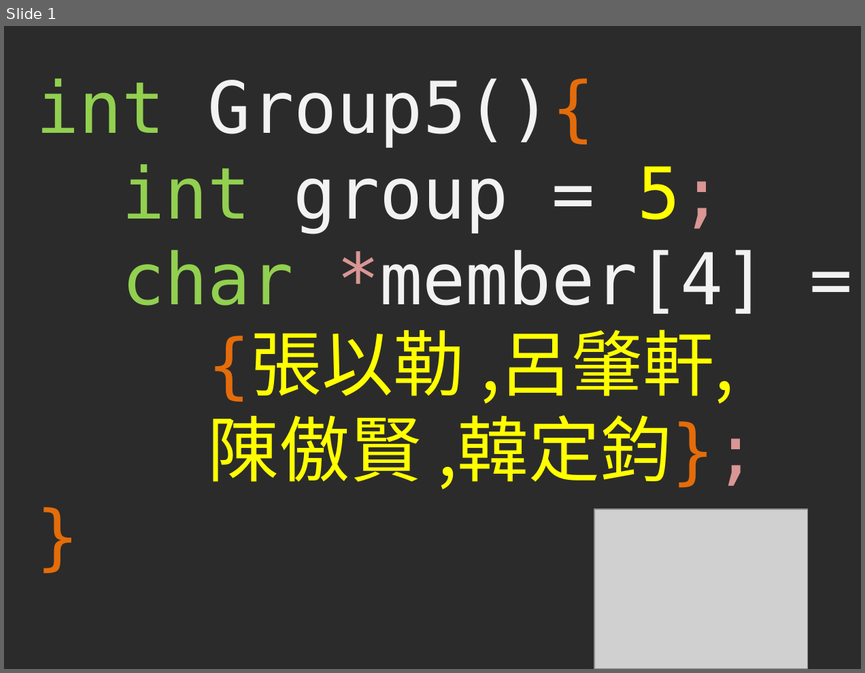
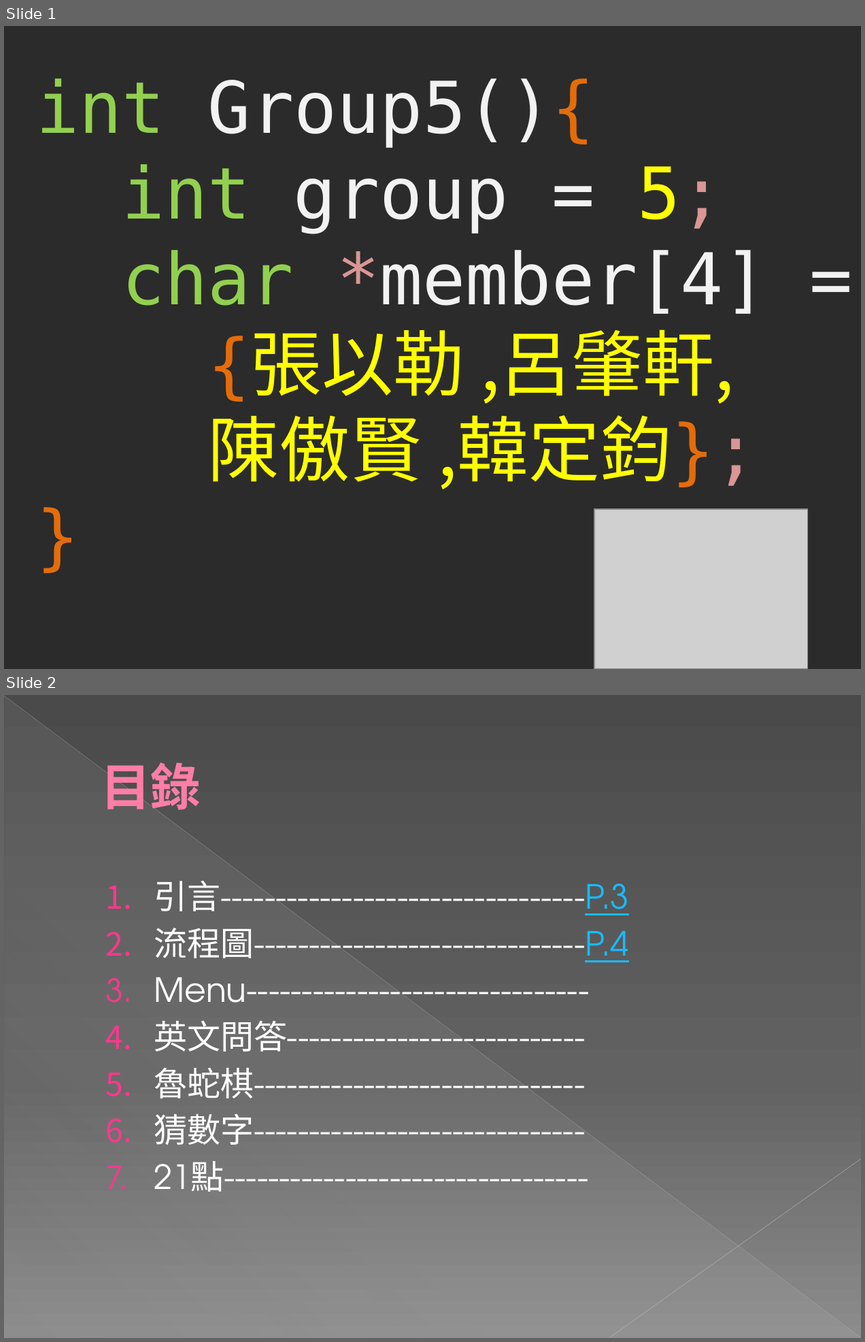
Before and after one commit to hihison/Group5_Project, a slide deck: 001.pptx. Shown one above the other, each under a label of ours: slide 1 before the commit, slides 1 and 2 after it. The pictures are 865x673 and 865x1342 pixels, drawn with LibreOffice and Linux fonts; fonts in the diff are those of the drawing; grey boxes stand for pictures; background and template pictures are left out; a plain dark background stands for a picture behind light text. Boxes give left, top, right and bottom in pixels: in the first picture for what was removed or moved away, otherwise in the second. Text is boxed around its words. In the diff, an @@ line names an element or a change of style, - is before the commit and + after.

```diff
--- a/001.pptx
+++ b/001.pptx
@@ slide 2 added at bbox=[4, 695, 861, 1338], background gradient #4A4A4A to #626262 to #8C8C8C @@
@@ line added from (4, 696) to (860, 1337), #BFBFBF 0.39 pt @@
@@ right triangle added at bbox=[5, 697, 860, 1338], fill gradient #D2D2D2 @@
@@ title added at bbox=[101, 762, 201, 810], 42 pt, text #FF7DA7, bold @@
+目錄
@@ text added at bbox=[154, 881, 629, 1191], 28 pt, text #FFFFFF @@
+  1. 引言---------------------------------P.3
+  2. 流程圖------------------------------P.4
+  3. Menu-------------------------------
+  4. 英文問答---------------------------
+  5. 魯蛇棋------------------------------
+  6. 猜數字------------------------------
+  7. 21點---------------------------------
@@ line added from (861, 1159) to (610, 1337), #C6C6C6 0.47 pt @@
```
Also in this commit, not shown: 4 slides changed, 5 other slides added, 5 slides removed.
